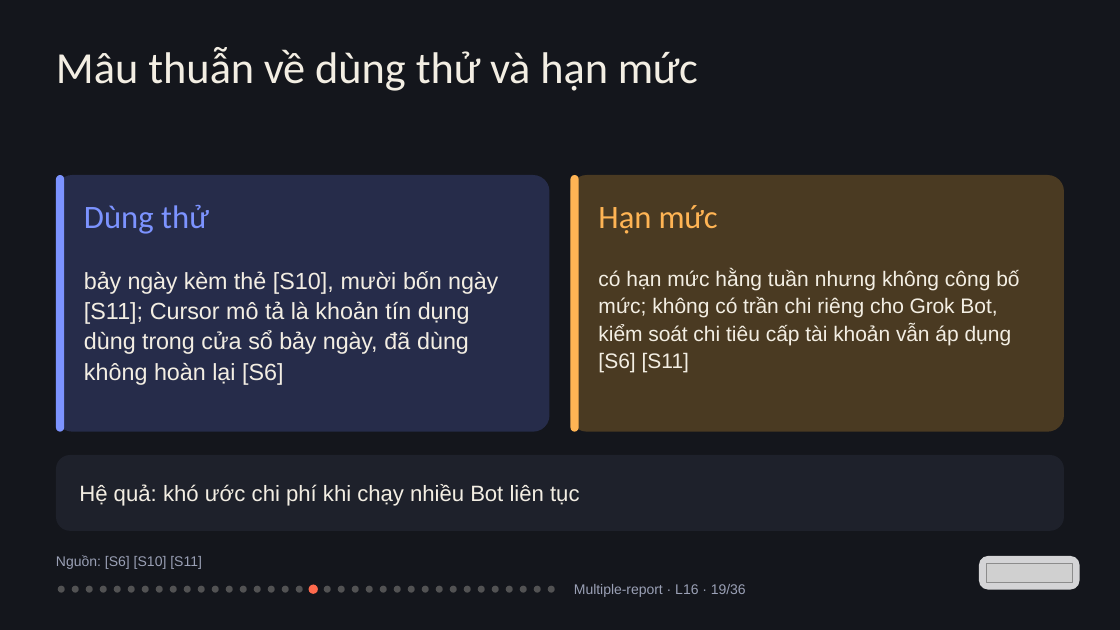
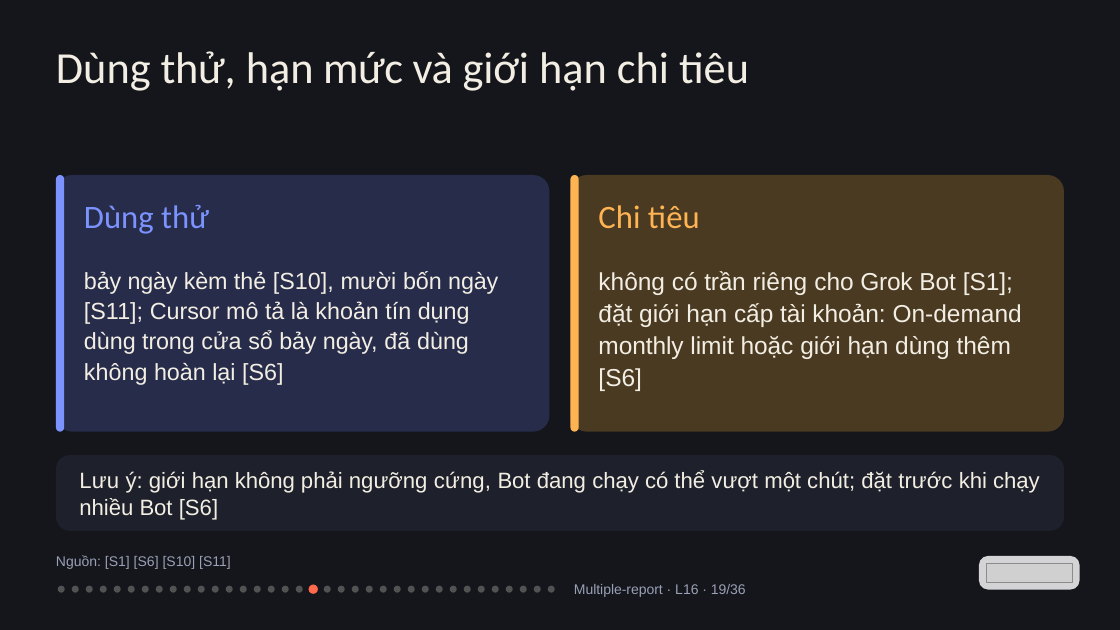
Before and after one commit to vohoailinh90/Multiple-report, a slide deck: slide 19 of lessons/L16/L16.pptx. Drawn at 1120x630 pixels with LibreOffice and Linux fonts; fonts in the diff are those of the drawing; grey boxes stand for pictures. Boxes give left, top, right and bottom in pixels: in the first picture for what was removed or moved away, otherwise in the second. Text is boxed around its words. In the diff, an @@ line names an element or a change of style, - is before the commit and + after.

```diff
--- a/lessons/L16/L16.pptx
+++ b/lessons/L16/L16.pptx
@@ text at [56, 51, 749, 91]: text changed @@
-Mâu thuẫn về dùng thử và hạn mức
+Dùng thử, hạn mức và giới hạn chi tiêu
@@ text at [598, 205, 700, 228]: text changed @@
-Hạn mức
+Chi tiêu
@@ text at [598, 271, 1022, 391]: text changed; size 27 to 31.5 pt @@
-có hạn mức hằng tuần nhưng không công bố mức; không có trần chi riêng cho Grok Bot, kiểm soát chi tiêu cấp tài khoản vẫn áp dụng [S6] [S11]
+không có trần riêng cho Grok Bot [S1]; đặt giới hạn cấp tài khoản: On-demand monthly limit hoặc giới hạn dùng thêm [S6]
@@ text at [79, 470, 1040, 520]: text changed @@
-Hệ quả: khó ước chi phí khi chạy nhiều Bot liên tục
+Lưu ý: giới hạn không phải ngưỡng cứng, Bot đang chạy có thể vượt một chút; đặt trước khi chạy nhiều Bot [S6]
@@ text at [56, 555, 231, 569]: text changed @@
-Nguồn: [S6] [S10] [S11]
+Nguồn: [S1] [S6] [S10] [S11]
```
Also in this commit, not shown: 16 other slides changed, 1 other file.
